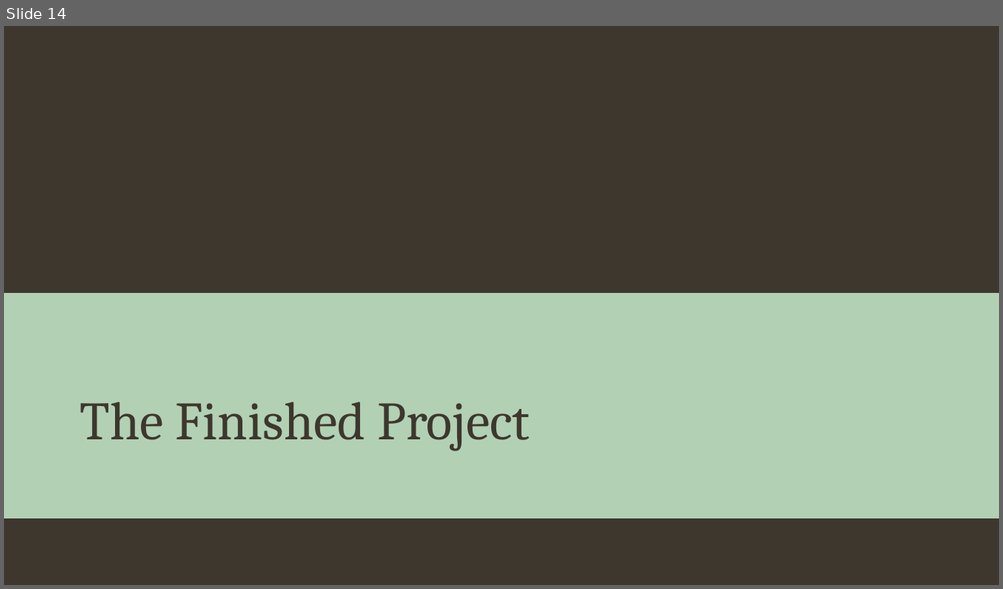
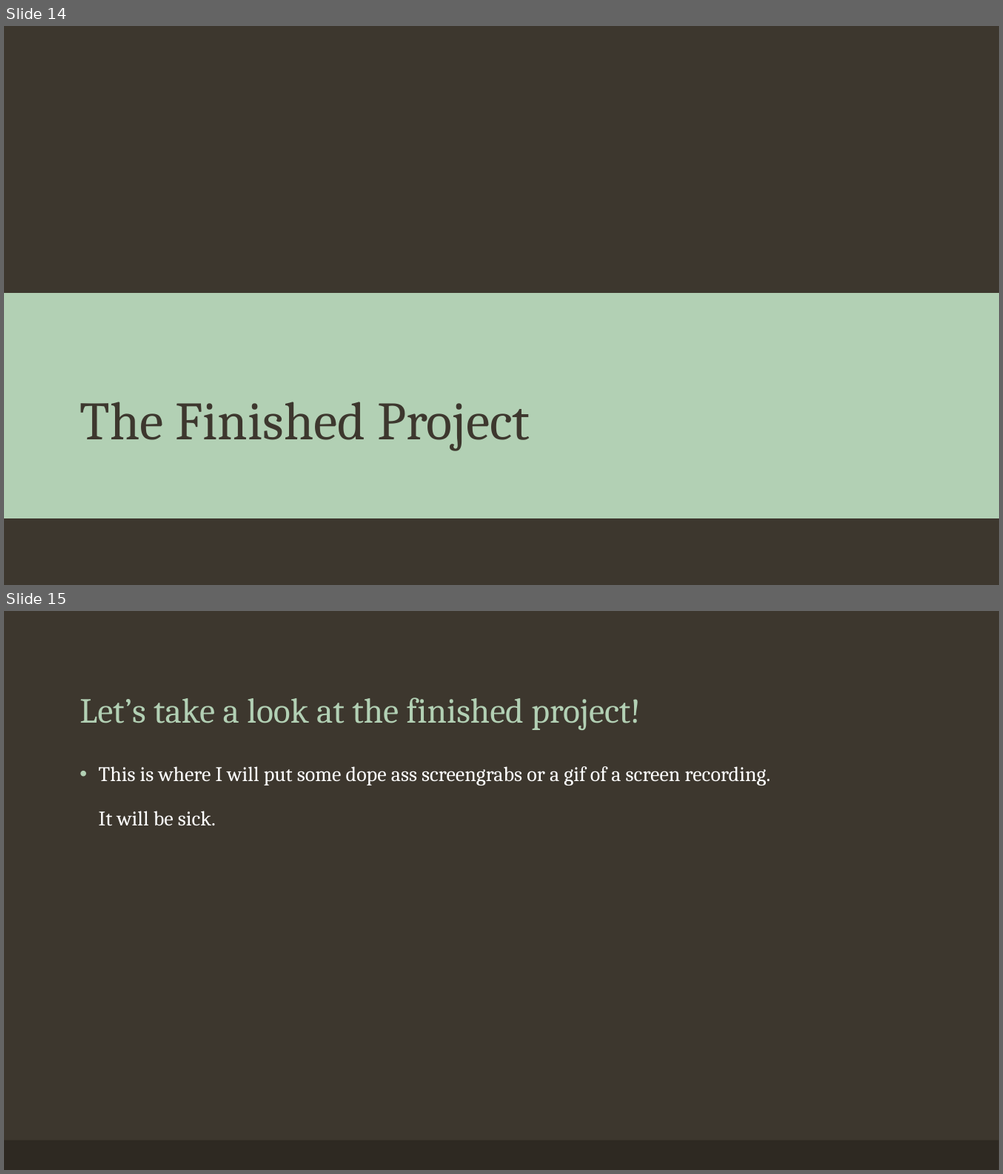
Before and after one commit to hannahdoby/project-3, a slide deck: YelpForTravelHelp.pptx. Shown one above the other, each under a label of ours: slide 14 before the commit, slides 14 and 15 after it. The pictures are 1003x589 and 1003x1174 pixels, drawn with LibreOffice and Linux fonts; fonts in the diff are those of the drawing; background and template pictures are left out. Boxes give left, top, right and bottom in pixels: in the first picture for what was removed or moved away, otherwise in the second. Text is boxed around its words. In the diff, an @@ line names an element or a change of style, - is before the commit and + after.

```diff
--- a/YelpForTravelHelp.pptx
+++ b/YelpForTravelHelp.pptx
@@ slide 15 added at bbox=[4, 611, 999, 1170], background #3D372E @@
@@ title added at bbox=[79, 698, 640, 730], 34 pt, text #B2D0B4 @@
+Let’s take a look at the finished project!
@@ text added at bbox=[99, 766, 771, 826], 20 pt, text #FFFFFF @@
+• This is where I will put some dope ass screengrabs or a gif of a screen recording.
+  It will be sick.
@@ rectangle added at bbox=[4, 1141, 999, 1170], fill #2E2923 @@
```
Also in this commit, not shown: 4 slides changed, 1 slide removed.
